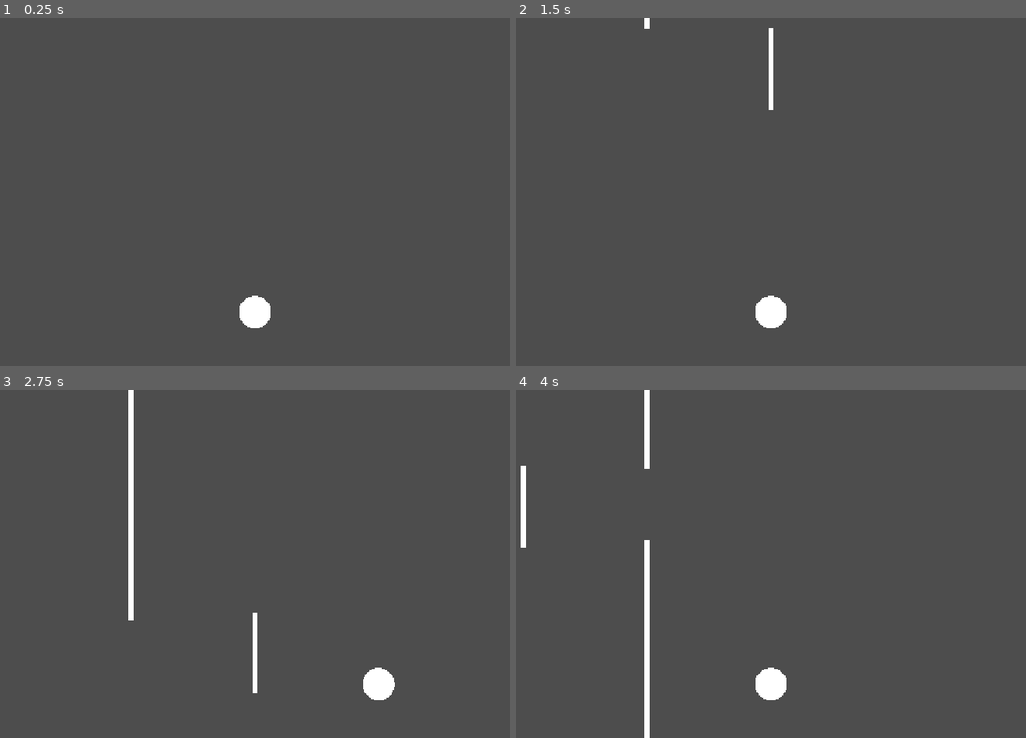
Above: before the commit, frames 1-4 (two rows, left to right).
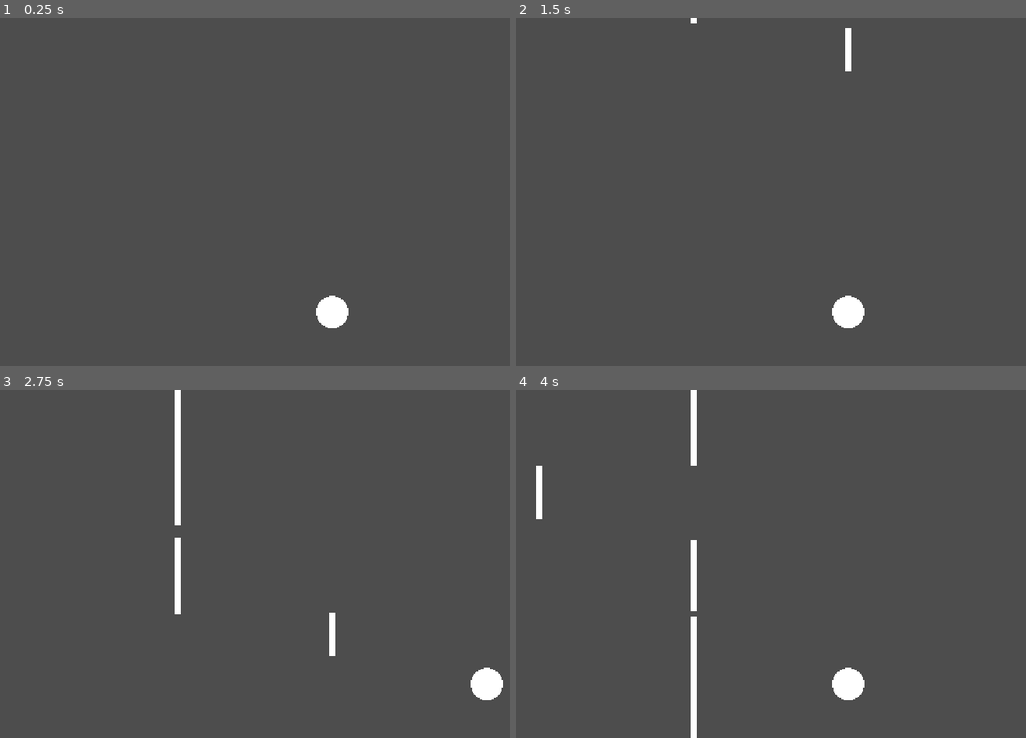
Above: after the commit, the same moments.

Repository: Arturilumae/Shapes
Game: Godot game, scene res://Scenes/main.tscn
The game is run twice, just before and just after one commit, with the same random seed, the same clock (stepped at 60 frames per second) and the same inputs.
Inputs:
- Up to frame 1 (0.25 s): no input
- Up to frame 2 (1.5 s): tap Enter at 0.5 s; hold Right (ui_right) 0.53-1.28 s; tap Space at 1.25 s; hold Left (ui_left) from 1.28 s (still down)
- Up to frame 3 (2.75 s): release Left (ui_left) at 2.03 s; hold Right (ui_right) from 2.03 s (still down)
- Up to frame 4 (4 s): release Right (ui_right) at 3.53 s; hold Left (ui_left) from 3.53 s (still down)

The runs differ from the first frame. In frame 1, 0.9% of the frame differs, in the area x 46-69%, y 79-90%; in frame 2, 1.3%; in frame 3, 2.7%; in frame 4, 3.1%, in the area x 0-69%, y 0-100%.

Commit message:
input commands

Diff:
--- a/shapes/Scripts/line.gd
+++ b/shapes/Scripts/line.gd
@@ -4,7 +4,7 @@
 var length = 80.0
 
 func _ready():
-	$ColorRect.size.y = length
+	$ColorRect.size.y = randf_range(length/2, length)
 	$ColorRect.position.y = -length
 
 func _process(delta):
--- a/shapes/Scripts/main.gd
+++ b/shapes/Scripts/main.gd
@@ -1,7 +1,7 @@
 extends Node2D
 
 @export var line_scene: PackedScene
-const LANES = 5
+const LANES = 4
 const MAX_JUMP = 2
 const SPEED_UP = 20.0
 var last_lane = 2
--- a/shapes/Scripts/player.gd
+++ b/shapes/Scripts/player.gd
@@ -1,6 +1,6 @@
 extends Node2D
 
-const LANES = 5
+const LANES = 4
 var lane = 2   # alustab keskmisest rajast
 
 func _ready():
--- a/shapes/project.godot
+++ b/shapes/project.godot
@@ -20,6 +20,41 @@
 window/stretch/mode="canvas_items"
 window/stretch/aspect="expand"
 
+[input]
+
+ui_left={
+"deadzone": 0.5,
+"events": [Object(InputEventKey,"resource_local_to_scene":false,"resource_name":"","device":16,"window_id":0,"alt_pressed":false,"shift_pressed":false,"ctrl_pressed":false,"meta_pressed":false,"pressed":false,"keycode":4194319,"physical_keycode":0,"key_label":0,"unicode":0,"location":0,"echo":false,"script":null)
+, Object(InputEventJoypadButton,"resource_local_to_scene":false,"resource_name":"","device":-1,"button_index":13,"pressure":0.0,"pressed":false,"script":null)
+, Object(InputEventJoypadMotion,"resource_local_to_scene":false,"resource_name":"","device":-1,"axis":0,"axis_value":-1.0,"script":null)
+, Object(InputEventKey,"resource_local_to_scene":false,"resource_name":"","device":-1,"window_id":0,"alt_pressed":false,"shift_pressed":false,"ctrl_pressed":false,"meta_pressed":false,"pressed":false,"keycode":0,"physical_keycode":65,"key_label":0,"unicode":97,"location":0,"echo":false,"script":null)
+]
+}
+ui_right={
+"deadzone": 0.5,
+"events": [Object(InputEventKey,"resource_local_to_scene":false,"resource_name":"","device":16,"window_id":0,"alt_pressed":false,"shift_pressed":false,"ctrl_pressed":false,"meta_pressed":false,"pressed":false,"keycode":4194321,"physical_keycode":0,"key_label":0,"unicode":0,"location":0,"echo":false,"script":null)
+, Object(InputEventJoypadButton,"resource_local_to_scene":false,"resource_name":"","device":-1,"button_index":14,"pressure":0.0,"pressed":false,"script":null)
+, Object(InputEventJoypadMotion,"resource_local_to_scene":false,"resource_name":"","device":-1,"axis":0,"axis_value":1.0,"script":null)
+, Object(InputEventKey,"resource_local_to_scene":false,"resource_name":"","device":-1,"window_id":0,"alt_pressed":false,"shift_pressed":false,"ctrl_pressed":false,"meta_pressed":false,"pressed":false,"keycode":0,"physical_keycode":68,"key_label":0,"unicode":100,"location":0,"echo":false,"script":null)
+]
+}
+ui_up={
+"deadzone": 0.5,
+"events": [Object(InputEventKey,"resource_local_to_scene":false,"resource_name":"","device":16,"window_id":0,"alt_pressed":false,"shift_pressed":false,"ctrl_pressed":false,"meta_pressed":false,"pressed":false,"keycode":4194320,"physical_keycode":0,"key_label":0,"unicode":0,"location":0,"echo":false,"script":null)
+, Object(InputEventJoypadButton,"resource_local_to_scene":false,"resource_name":"","device":-1,"button_index":11,"pressure":0.0,"pressed":false,"script":null)
+, Object(InputEventJoypadMotion,"resource_local_to_scene":false,"resource_name":"","device":-1,"axis":1,"axis_value":-1.0,"script":null)
+, Object(InputEventKey,"resource_local_to_scene":false,"resource_name":"","device":-1,"window_id":0,"alt_pressed":false,"shift_pressed":false,"ctrl_pressed":false,"meta_pressed":false,"pressed":false,"keycode":0,"physical_keycode":87,"key_label":0,"unicode":119,"location":0,"echo":false,"script":null)
+]
+}
+ui_down={
+"deadzone": 0.5,
+"events": [Object(InputEventKey,"resource_local_to_scene":false,"resource_name":"","device":16,"window_id":0,"alt_pressed":false,"shift_pressed":false,"ctrl_pressed":false,"meta_pressed":false,"pressed":false,"keycode":4194322,"physical_keycode":0,"key_label":0,"unicode":0,"location":0,"echo":false,"script":null)
+, Object(InputEventJoypadButton,"resource_local_to_scene":false,"resource_name":"","device":-1,"button_index":12,"pressure":0.0,"pressed":false,"script":null)
+, Object(InputEventJoypadMotion,"resource_local_to_scene":false,"resource_name":"","device":-1,"axis":1,"axis_value":1.0,"script":null)
+, Object(InputEventKey,"resource_local_to_scene":false,"resource_name":"","device":-1,"window_id":0,"alt_pressed":false,"shift_pressed":false,"ctrl_pressed":false,"meta_pressed":false,"pressed":false,"keycode":0,"physical_keycode":83,"key_label":0,"unicode":115,"location":0,"echo":false,"script":null)
+]
+}
+
 [physics]
 
 3d/physics_engine="Jolt Physics"
